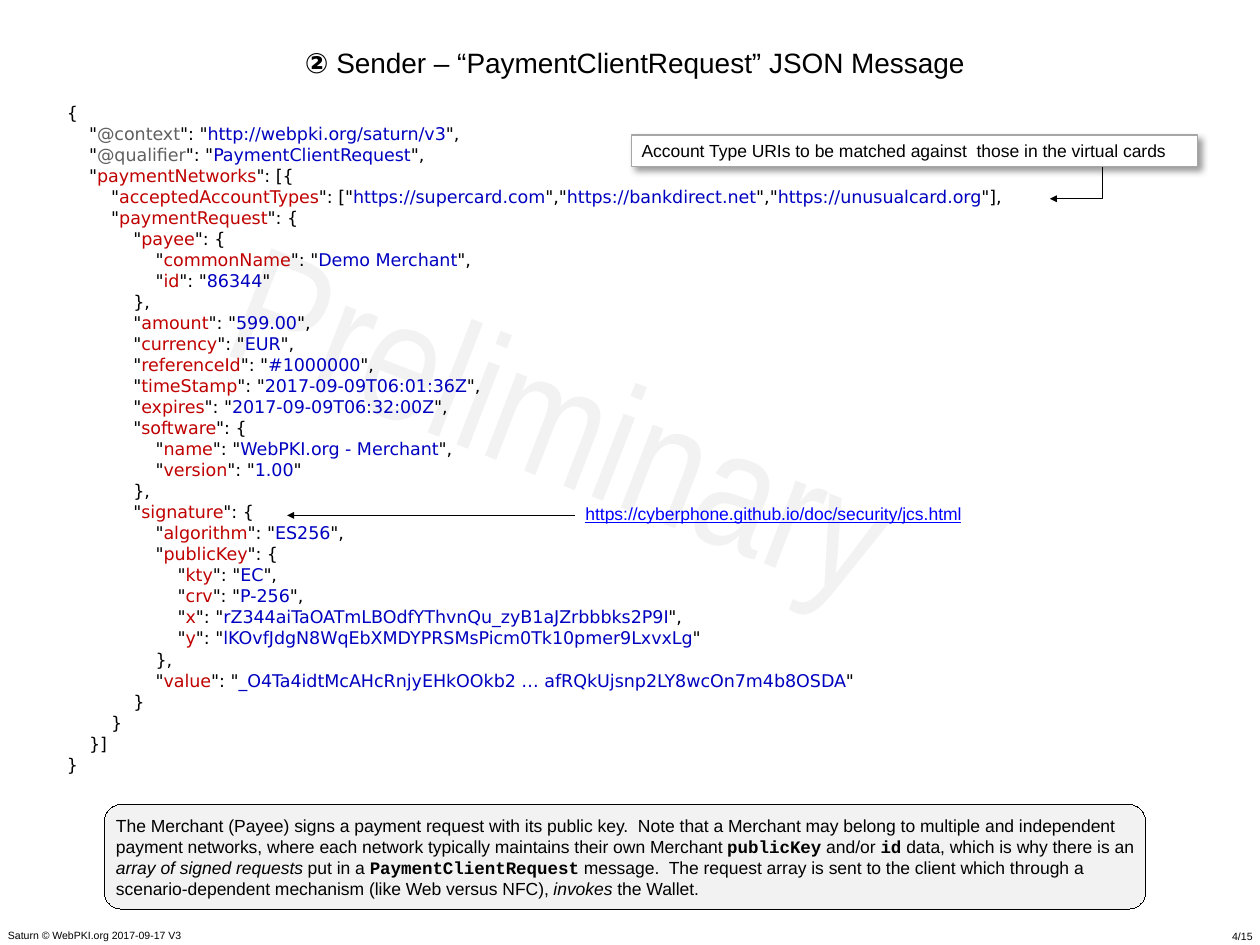
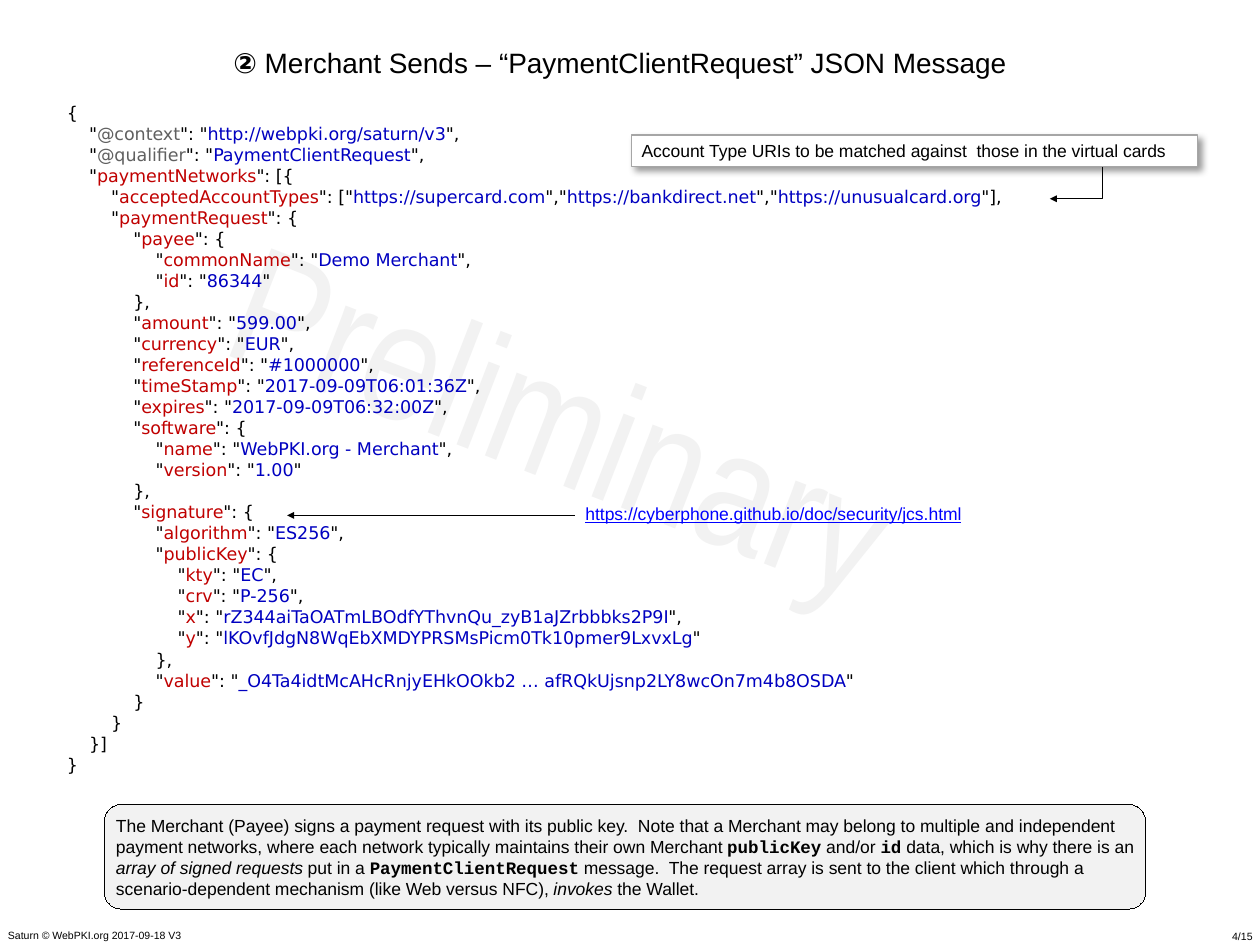
Before and after one commit to cyberphone/doc, a slide deck: slide 4 of saturn/saturn-v3-presentation.pptx. Drawn at 1260x945 pixels with LibreOffice and Linux fonts; fonts in the diff are those of the drawing. Boxes give left, top, right and bottom in pixels: in the first picture for what was removed or moved away, otherwise in the second. Text is boxed around its words. In the diff, an @@ line names an element or a change of style, - is before the commit and + after.

```diff
--- a/saturn/saturn-v3-presentation.pptx
+++ b/saturn/saturn-v3-presentation.pptx
@@ text at (x1=233, y1=52, x2=1006, y2=78): text changed @@
-② Sender – “PaymentClientRequest” JSON Message
+② Merchant Sends – “PaymentClientRequest” JSON Message
@@ text at (x1=8, y1=931, x2=181, y2=941): text changed @@
-Saturn © WebPKI.org 2017-09-17 V3
+Saturn © WebPKI.org 2017-09-18 V3
```
Also in this commit, not shown: 14 other slides changed, 3 other files.
